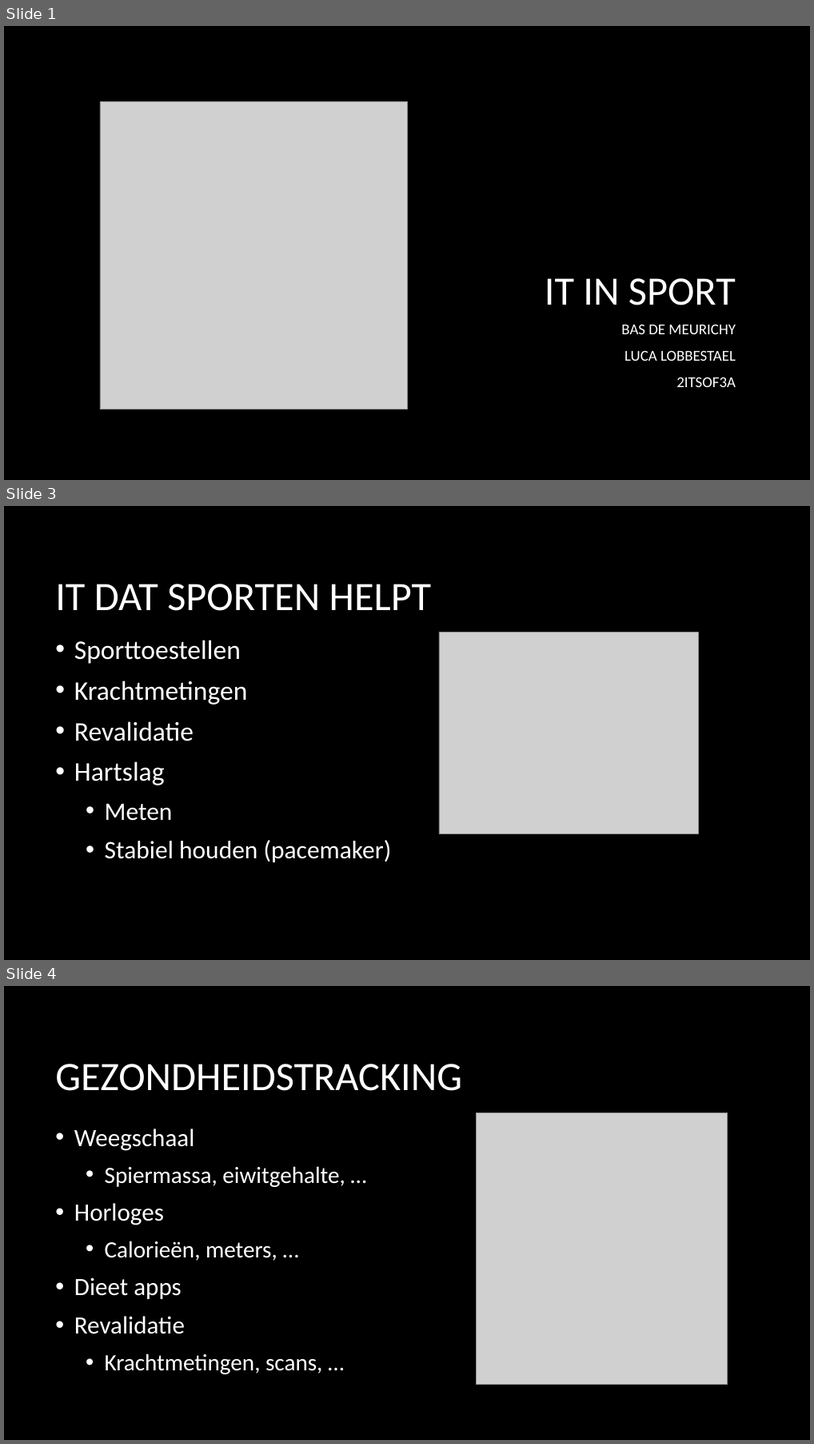
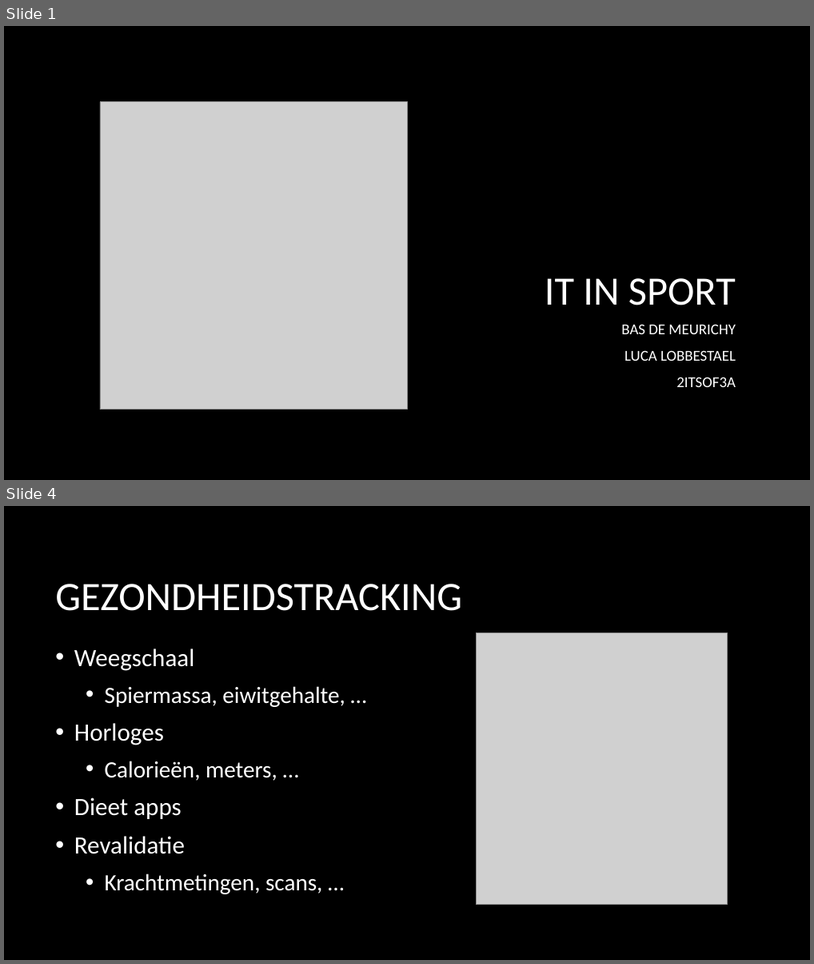
Before and after one commit to BasDM/PresentatiePM, a slide deck: Presentatie_powerpoint.pptx. Shown one above the other, each under a label of ours: slides 1, 3 and 4 before the commit, slides 1 and 4 after it; the slides between them are not shown. The pictures are 814x1444 and 814x964 pixels, drawn with LibreOffice and Linux fonts; fonts in the diff are those of the drawing; grey boxes stand for pictures; background and template pictures are left out. Boxes give left, top, right and bottom in pixels: in the first picture for what was removed or moved away, otherwise in the second. Text is boxed around its words. In the diff, an @@ line names an element or a change of style, - is before the commit and + after.

```diff
--- a/Presentatie_powerpoint.pptx
+++ b/Presentatie_powerpoint.pptx
@@ slide 3 removed at (4,506,810,960), background picture (left out) @@
@@ title removed at (55,584,431,611) @@
-IT DAT SPORTEN HELPT
@@ text removed at (74,640,392,862) @@
-• Sporttoestellen
-• Krachtmetingen
-• Revalidatie
-• Hartslag
-  • Meten
-  • Stabiel houden (pacemaker)
@@ picture removed at (439,632,698,834) @@
```
Also in this commit, not shown: 3 slides changed, 2 slides added, 1 other slide removed.
